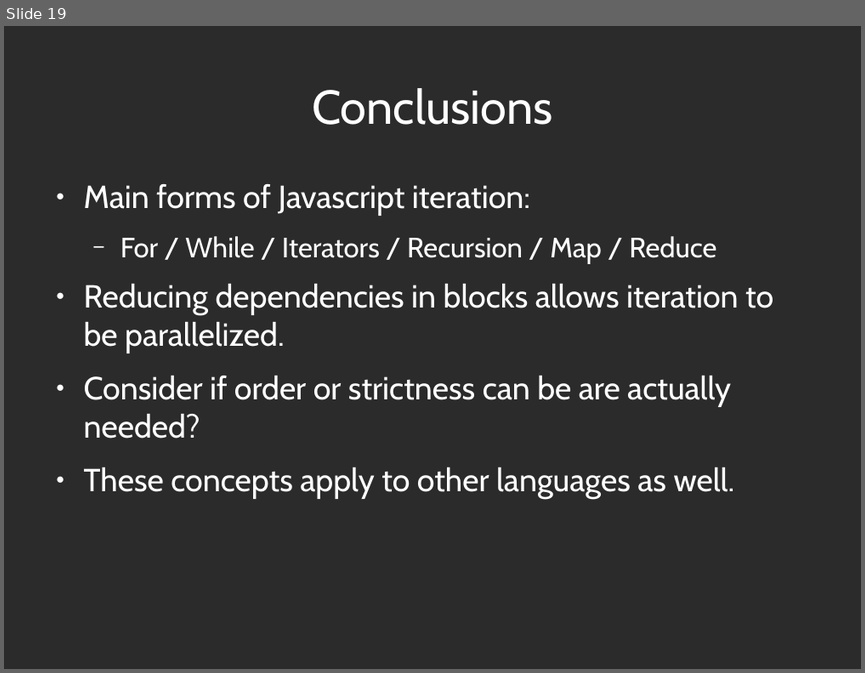
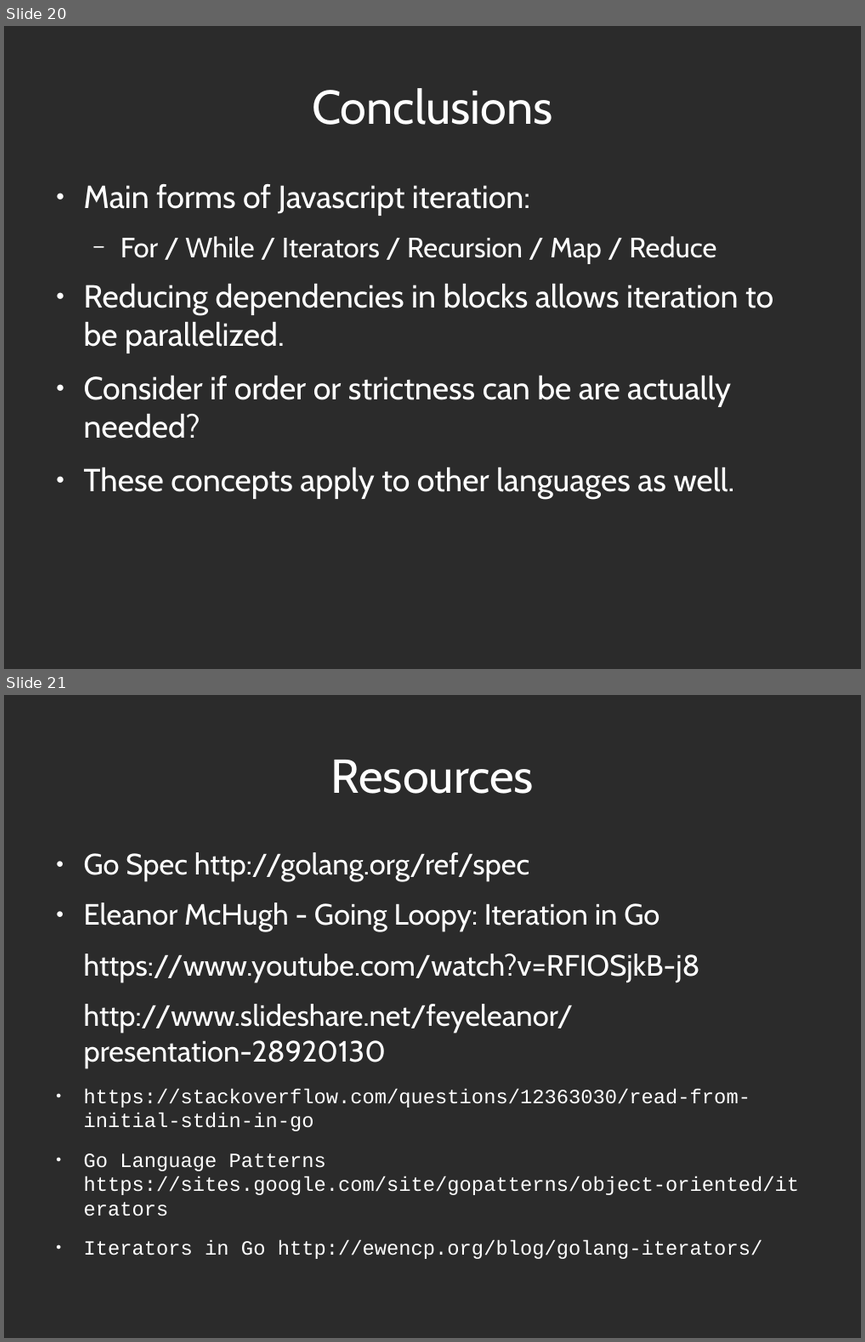
Before and after one commit to abramhindle/python-iteration-talk, a slide deck: iteration-talk-go.odp. Shown one above the other, each under a label of ours: slide 19 before the commit, slides 20 and 21 after it. The pictures are 865x673 and 865x1342 pixels, drawn with LibreOffice and Linux fonts; fonts in the diff are those of the drawing; background and template pictures are left out; a plain dark background stands for a picture behind light text. Boxes give left, top, right and bottom in pixels: in the first picture for what was removed or moved away, otherwise in the second. Text is boxed around its words. In the diff, an @@ line names an element or a change of style, - is before the commit and + after.

```diff
--- a/iteration-talk-go.odp
+++ b/iteration-talk-go.odp
@@ slide 21 added at (4, 695, 861, 1338), background picture (left out) @@
@@ title added at (331, 760, 534, 794), 44 pt, text #FFFFFF @@
+Resources
@@ text added at (84, 852, 799, 1259), 18.7 pt, text #FFFFFF @@
+● Go Spec http://golang.org/ref/spec
+● Eleanor McHugh - Going Loopy: Iteration in Go
+https://www.youtube.com/watch?v=RFIOSjkB-j8
+http://www.slideshare.net/feyeleanor/presentation-28920130
+● https://stackoverflow.com/questions/12363030/read-from-initial-stdin-in-go
+● Go Language Patterns https://sites.google.com/site/gopatterns/object-oriented/iterators
+● Iterators in Go http://ewencp.org/blog/golang-iterators/
@@ what was slide 19 is now slide 20 @@
```
Also in this commit, not shown: 3 slides changed, 3 other slides added, 1 other file.
